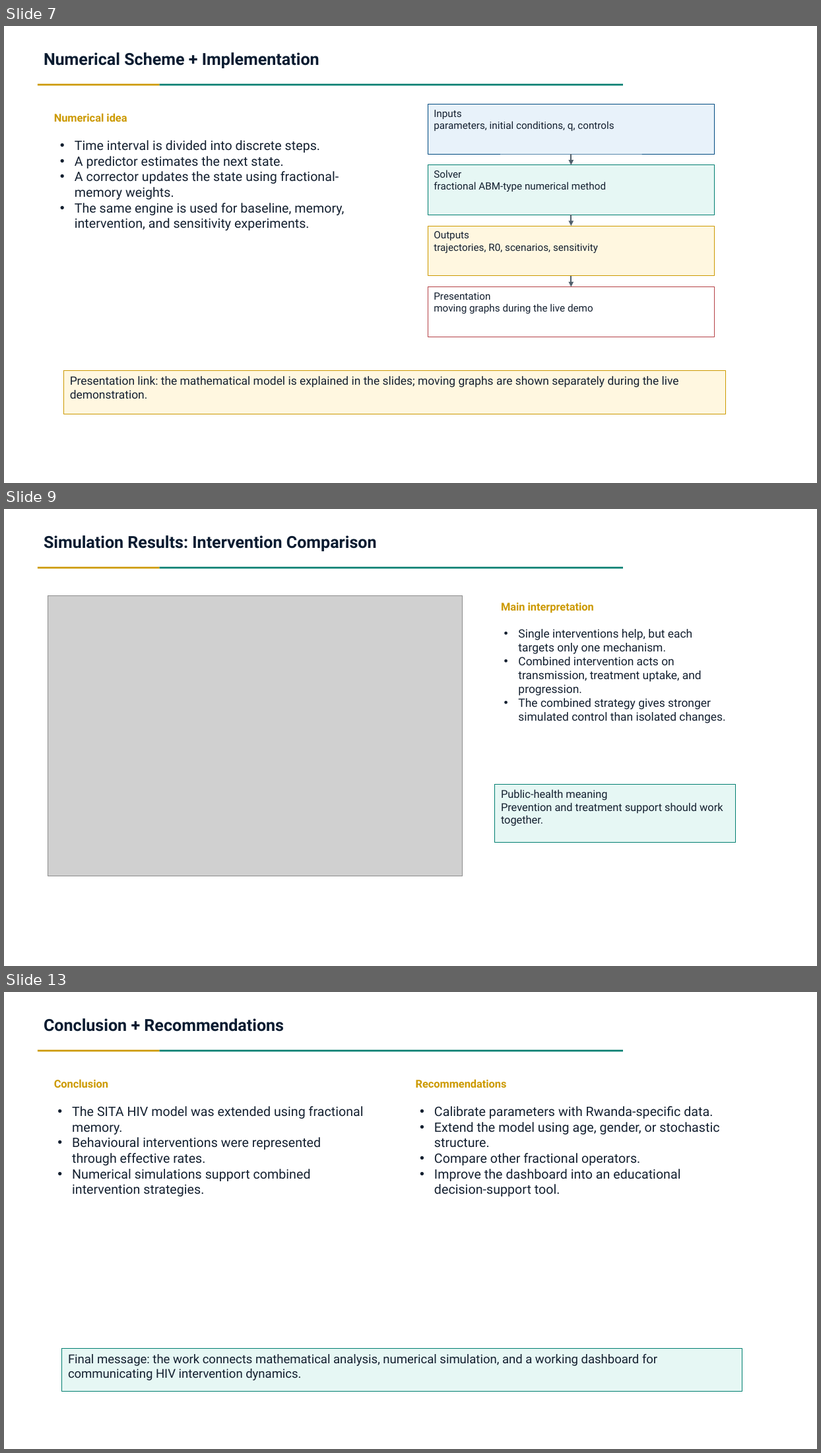
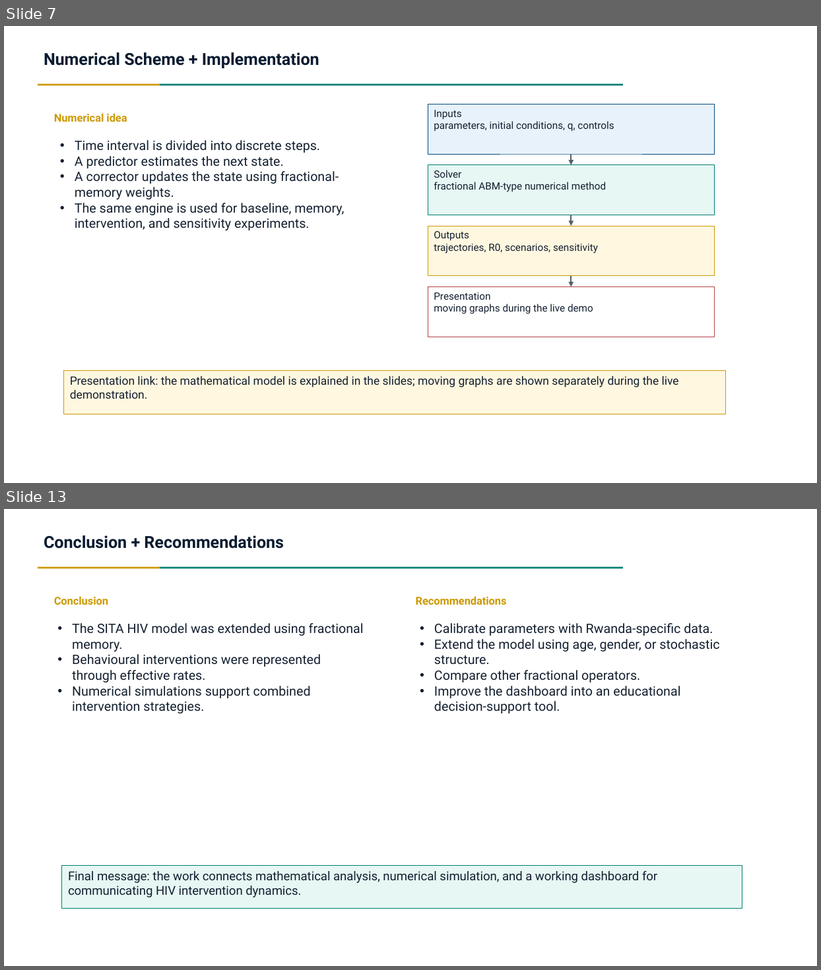
Before and after one commit to Lambert-01/HIV-MODEL, a slide deck: presentation/FracHIV_SITA_Presentation.pptx. Shown one above the other, each under a label of ours: slides 7, 9 and 13 before the commit, slides 7 and 13 after it; the slides between them are not shown. The pictures are 821x1453 and 821x970 pixels, drawn with LibreOffice and Linux fonts; fonts in the diff are those of the drawing; grey boxes stand for pictures. Boxes give left, top, right and bottom in pixels: in the first picture for what was removed or moved away, otherwise in the second. Text is boxed around its words. In the diff, an @@ line names an element or a change of style, - is before the commit and + after.

```diff
--- a/presentation/FracHIV_SITA_Presentation.pptx
+++ b/presentation/FracHIV_SITA_Presentation.pptx
@@ slide 9 removed at bbox=[4, 509, 817, 966], background #FFFFFF @@
@@ text removed at bbox=[44, 535, 377, 551] @@
-Simulation Results: Intervention Comparison
@@ rectangle removed at bbox=[38, 567, 160, 569] @@
@@ rectangle removed at bbox=[160, 567, 623, 569] @@
@@ picture removed at bbox=[48, 595, 463, 876] @@
@@ text removed at bbox=[501, 603, 594, 613] @@
-Main interpretation
@@ text removed at bbox=[518, 629, 725, 723] @@
-• Single interventions help, but each targets only one mechanism.
-• Combined intervention acts on transmission, treatment uptake, and progression.
-• The combined strategy gives stronger simulated control than isolated changes.
@@ rectangle removed at bbox=[495, 785, 736, 843] @@
-Public-health meaning
-Prevention and treatment support should work together.
```
Also in this commit, not shown: 4 slides changed, 2 slides added, 1 other slide removed, 9 other files.
